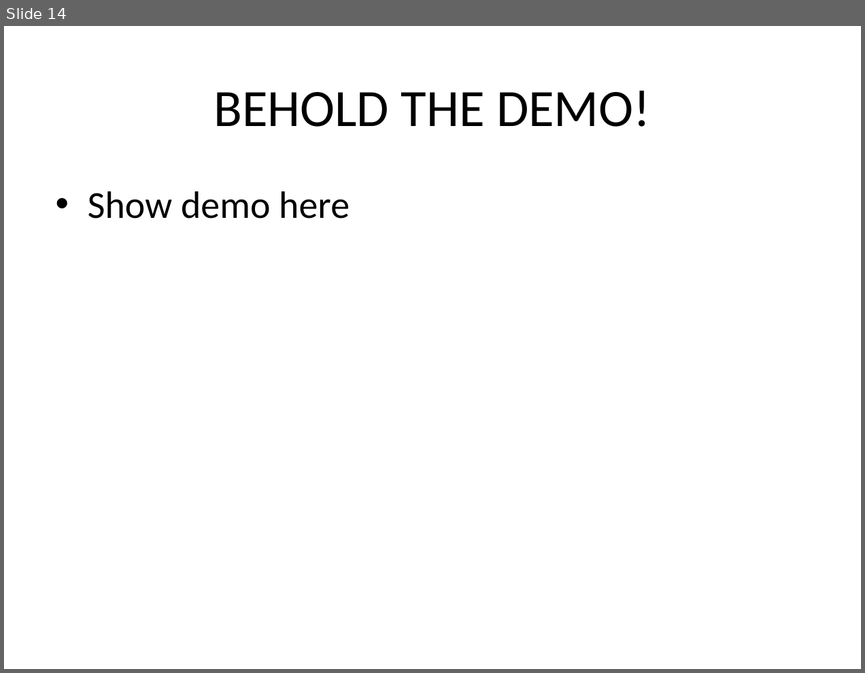
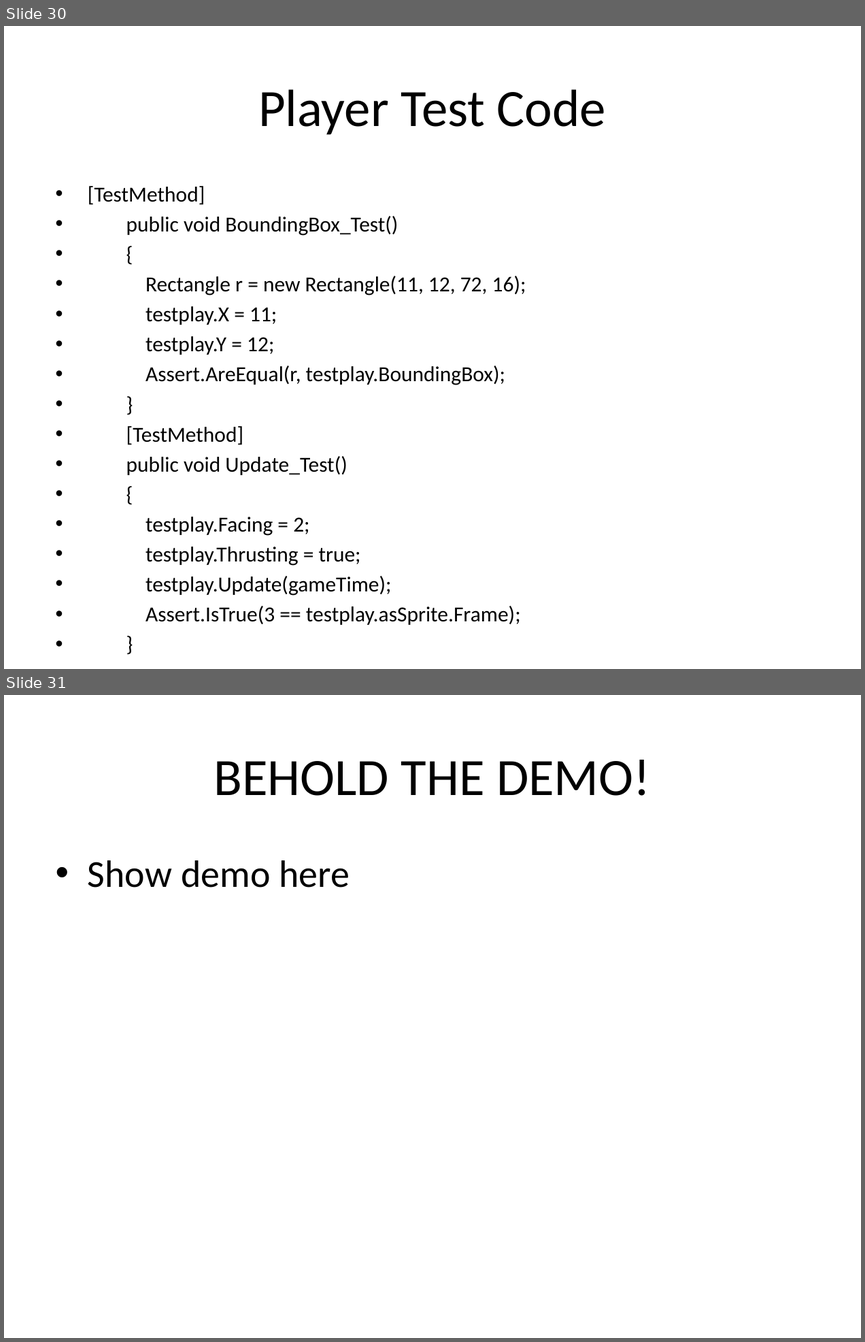
Before and after one commit to csce3513/Team15, a slide deck: Project Starfighter 1.0.pptx. Shown one above the other, each under a label of ours: slide 14 before the commit, slides 30 and 31 after it. The pictures are 865x673 and 865x1342 pixels, drawn with LibreOffice and Linux fonts; fonts in the diff are those of the drawing; background and template pictures are left out. Boxes give left, top, right and bottom in pixels: in the first picture for what was removed or moved away, otherwise in the second. Text is boxed around its words. In the diff, an @@ line names an element or a change of style, - is before the commit and + after.

```diff
--- a/Project Starfighter 1.0.pptx
+++ b/Project Starfighter 1.0.pptx
@@ slide 30 added at [4,26,861,669], background picture (left out) @@
@@ title added at [258,89,606,135], 44 pt, text #000000 @@
+Player Test Code
@@ text added at [88,186,526,624], 18 pt, text #000000 @@
+• [TestMethod]
+• public void BoundingBox_Test()
+• {
+• Rectangle r = new Rectangle(11, 12, 72, 16);
+• testplay.X = 11;
+• testplay.Y = 12;
+• Assert.AreEqual(r, testplay.BoundingBox);
+• }
+• [TestMethod]
+• public void Update_Test()
+• {
+• testplay.Facing = 2;
+• testplay.Thrusting = true;
+• testplay.Update(gameTime);
+• Assert.IsTrue(3 == testplay.asSprite.Frame);
+• }
@@ what was slide 14 is now slide 31 @@
```
Also in this commit, not shown: 16 other slides added.
